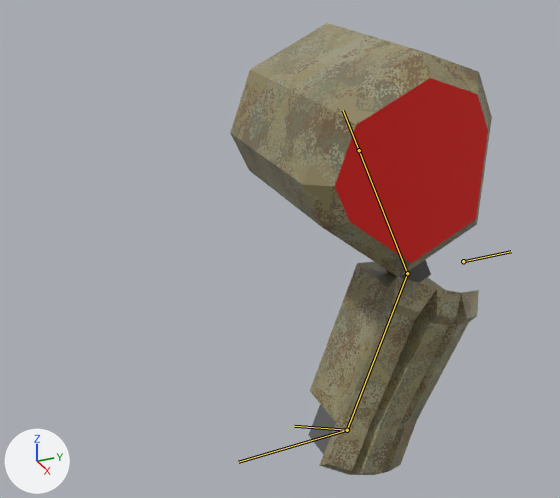
What one commit did to the Blender file resources/mechparts/arml/mech_arml00.blend.
Rendered twice from a 50 mm camera at (1.547, -0.804, 0.494) aimed at (0.211, -0.203, -0.174). Every picture has the same lights, and +X, +Y and +Z are marked at lower left. The bones that bend it are drawn over the model as lines.

In view in the first picture: 'arm'.
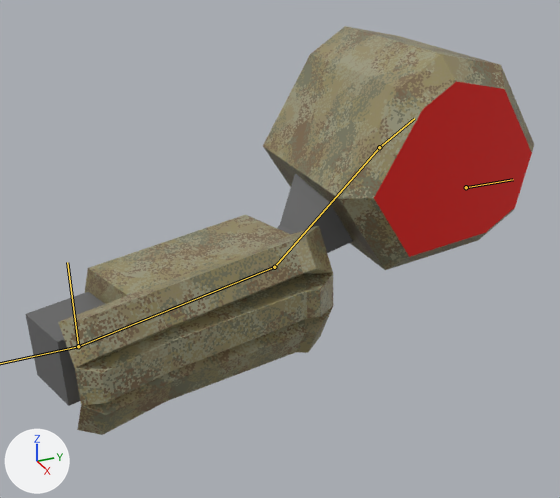
The newer file adds an action. The first version stands in its rest pose; the second is drawn at frame 10 of the action 'shoot'.

Location of each change, (x1, y1, x2, y2) in pixels of the pictures (560 x 498 px):
'arm', posed (94% wider, 9% shorter)
    before: (230, 23, 492, 475)
    after: (25, 26, 534, 435)
bone 'arm_ik_pole', root to tip
    before: (463, 261) to (511, 251)
    after: (466, 187) to (513, 179)
bone 'upper', root to tip
    before: (359, 150) to (407, 273)
    after: (379, 147) to (274, 267)
bone 'shoulder', root to tip
    before: (359, 150) to (343, 110)
    after: (379, 147) to (414, 118)

Patch to the scene script:
```diff
--- a/resources/mechparts/arml/mech_arml00.blend.py
+++ b/resources/mechparts/arml/mech_arml00.blend.py
@@ bone_arm_ik_pole @@
 bone_arm_ik_pole = bpy.data.objects['Armature'].pose.bones['arm_ik_pole']
-bone_arm_ik_pole.location = (0.0, 0.0, 0.0)
+bone_arm_ik_pole.location = (-0.083, 0.05, 0.156)
@@ bone_arm_ik_target @@
 bone_arm_ik_target = bpy.data.objects['Armature'].pose.bones['arm_ik_target']
-bone_arm_ik_target.location = (0.0, 0.0, 0.0)
+bone_arm_ik_target.location = (-0.2, 0.65, 0.521)
@@ bone_upper @@
 bone_upper = bpy.data.objects['Armature'].pose.bones['upper']
-bone_upper.location = (0.0, 0.0, 0.0)
+bone_upper.location = (0.0, 0.021, -0.046)
@@ bone_shoulder @@
 bone_shoulder = bpy.data.objects['Armature'].pose.bones['shoulder']
-bone_shoulder.location = (0.0, 0.0, 0.0)
+bone_shoulder.location = (0.0, -0.021, -0.045)
```
